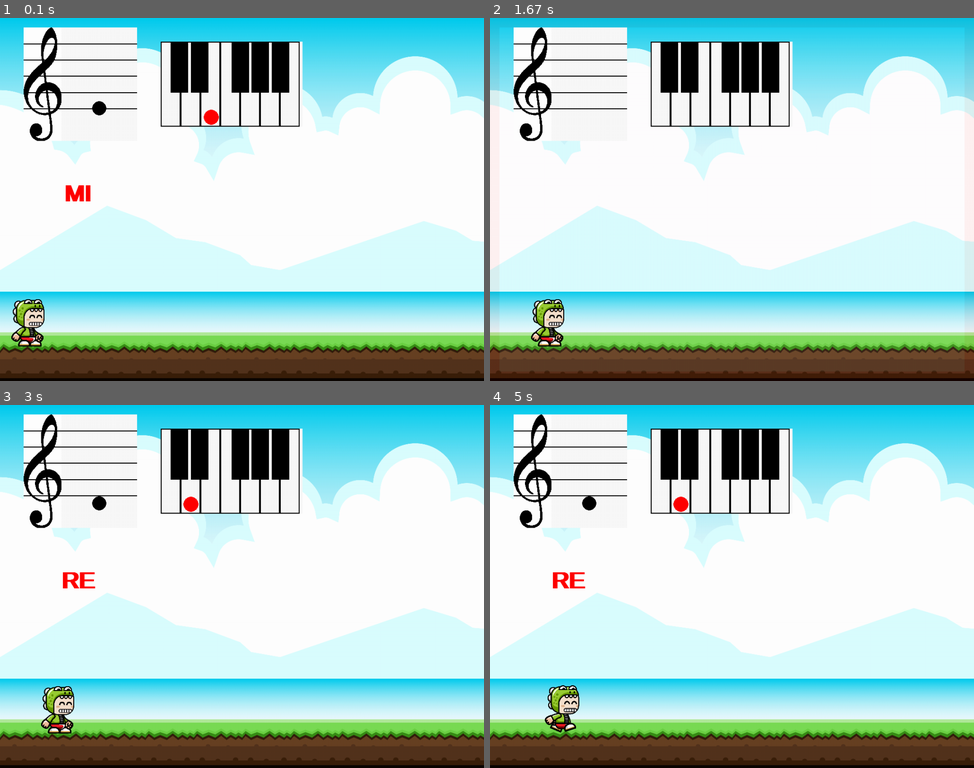
Above: before the commit, frames 1-4 (two rows, left to right).
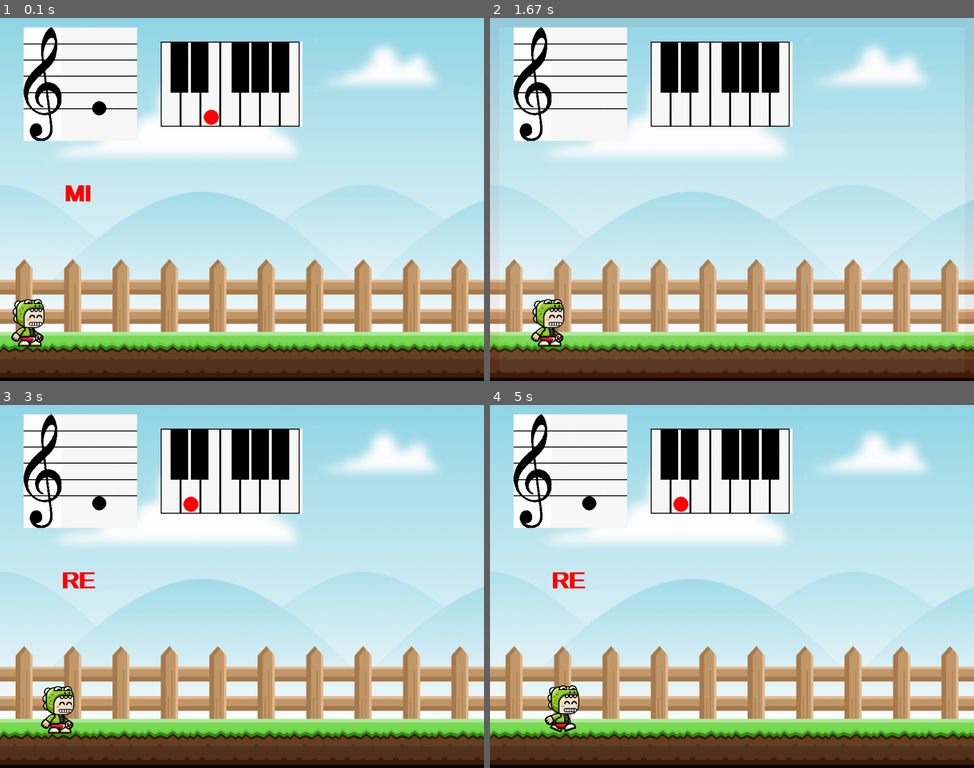
Above: after the commit, the same moments.

Repository: desordenado77/musicGame
Game: pygame game, started from pyGameTest.py
Same seed, same stepped clock (60 frames per second), same inputs: the game is played once before the commit and once after it. The source is Python 2; it was converted automatically to run under Python 3.
Inputs:
- Up to frame 1 (0.1 s): no input
- Up to frame 2 (1.67 s): hold Right 0.33-0.8 s; hold Right 0.83-1.3 s; hold Left from 1.33 s (still down)
- Up to frame 3 (3 s): release Left at 1.87 s; hold Left 1.9-2.3 s; hold Right 2.33-2.97 s
- Up to frame 4 (5 s): hold Left 3-3.47 s; hold Right 3.5-3.97 s; hold Right 4-4.47 s; hold Left from 4.5 s (still down)

The runs differ from the first frame. In frame 1, 60% of the frame differs, in the area x 0-100%, y 0-100%; in frame 2, 60%; in frame 3, 60%; in frame 4, 60%.

Commit message:
allow selecting a random background from the backgrounds folder

Diff:
--- a/pyGameTest.py
+++ b/pyGameTest.py
@@ -6,6 +6,7 @@
 import sys
 import os
 import json
+import random
 
 SCREEN_WIDTH = 1024
 SCREEN_HEIGHT = 768
@@ -311,7 +312,12 @@
     background = pygame.Surface(screen.get_size())
     background = background.convert()
     background.fill((250, 250, 250))
-    background_image = load_image("background.png", "./", alpha=False)
+    from os import listdir
+    from os.path import isfile, join
+    mypath = "./backgrounds"
+    onlyfiles = [f for f in listdir(mypath) if isfile(join(mypath, f))]
+    bg_selected = random.choice(onlyfiles)
+    background_image = load_image(bg_selected, "./backgrounds", alpha=False)
     background_image = pygame.transform.scale(background_image, (SCREEN_WIDTH, SCREEN_HEIGHT))
     background.blit(background_image, (0,0))
 
Renamed: background.png -> backgrounds/background0.png
Binary file added: backgrounds/background1.png
Binary file added: backgrounds/background2.png
Binary file added: backgrounds/background3.png
Binary file added: backgrounds/background4.png
Binary file added: backgrounds/background5.png
Binary file added: backgrounds/background6.png
